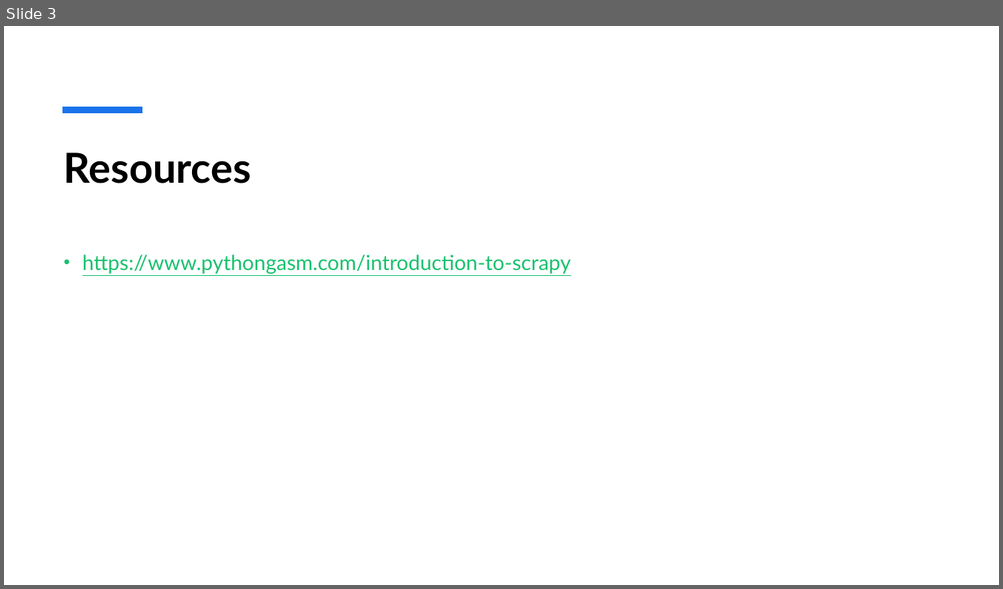
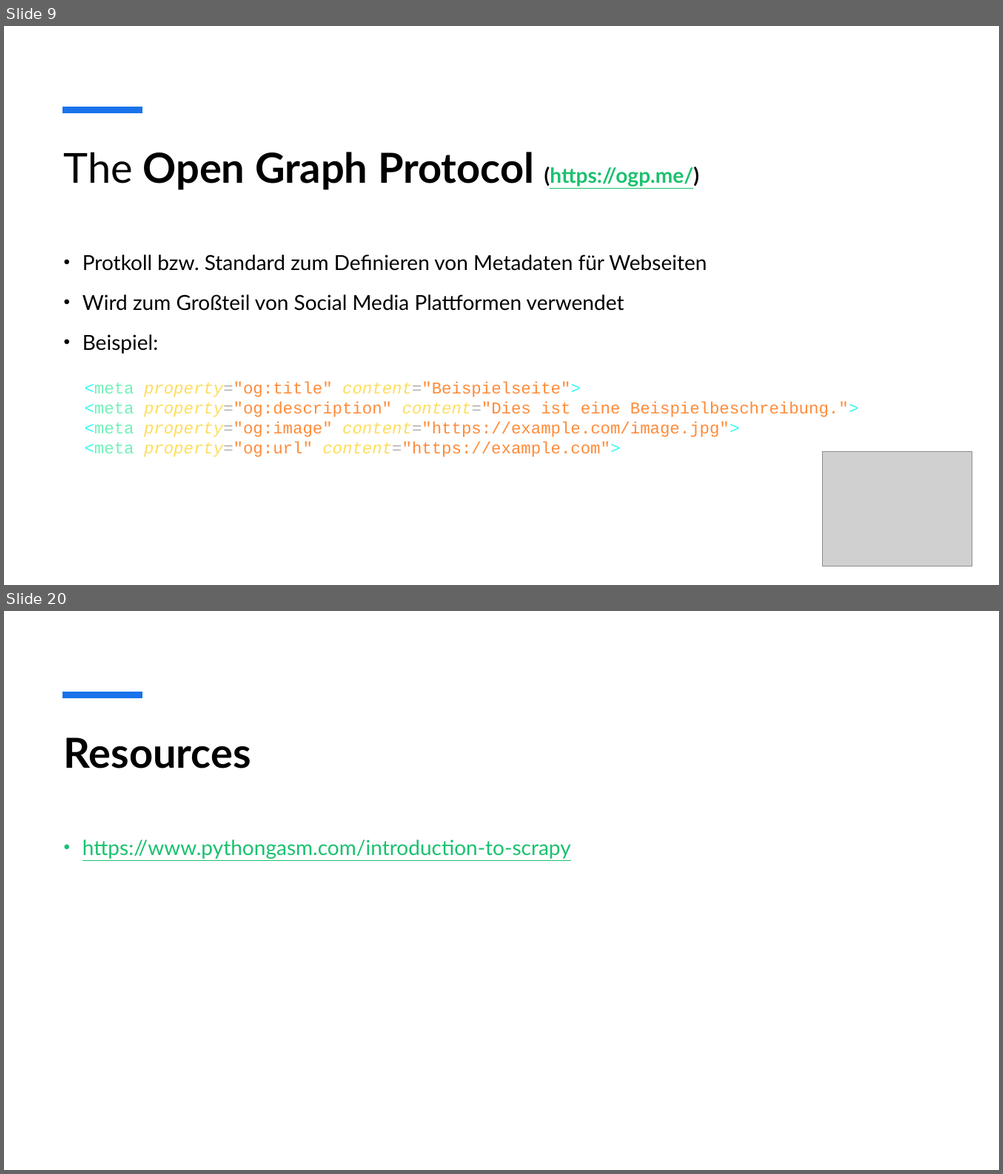
Before and after one commit to bemayr/web-crawling-and-scraping, a slide deck: slides.pptx. Shown one above the other, each under a label of ours: slide 3 before the commit, slides 9 and 20 after it; the slides between them are not shown. The pictures are 1003x589 and 1003x1174 pixels, drawn with LibreOffice and Linux fonts; fonts in the diff are those of the drawing; grey boxes stand for pictures. Boxes give left, top, right and bottom in pixels: in the first picture for what was removed or moved away, otherwise in the second. Text is boxed around its words. In the diff, an @@ line names an element or a change of style, - is before the commit and + after.

Commit message:
feat: finished slides for day 1

```diff
--- a/slides.pptx
+++ b/slides.pptx
@@ slide 9 added at bbox=[4, 26, 999, 585], background #FFFFFF; not listed: 1 template element that a slide beside it also shows @@
@@ title added at bbox=[64, 152, 699, 190], 40 pt, text #000000, bold @@
+The Open Graph Protocol (https://ogp.me/)
@@ text added at bbox=[82, 255, 706, 354], 20 pt, text #000000 @@
+• Protkoll bzw. Standard zum Definieren von Metadaten für Webseiten
+• Wird zum Großteil von Social Media Plattformen verwendet
+• Beispiel:
@@ text added at bbox=[85, 382, 859, 457], 16 pt, text #FF8B39 @@
+<meta property="og:title" content="Beispielseite">
+<meta property="og:description" content="Dies ist eine Beispielbeschreibung.">
+<meta property="og:image" content="https://example.com/image.jpg">
+<meta property="og:url" content="https://example.com">
@@ picture added at bbox=[822, 452, 973, 567] @@
@@ what was slide 3 is now slide 20 @@
```
Also in this commit, not shown: 17 other slides added, 1 slide removed.
